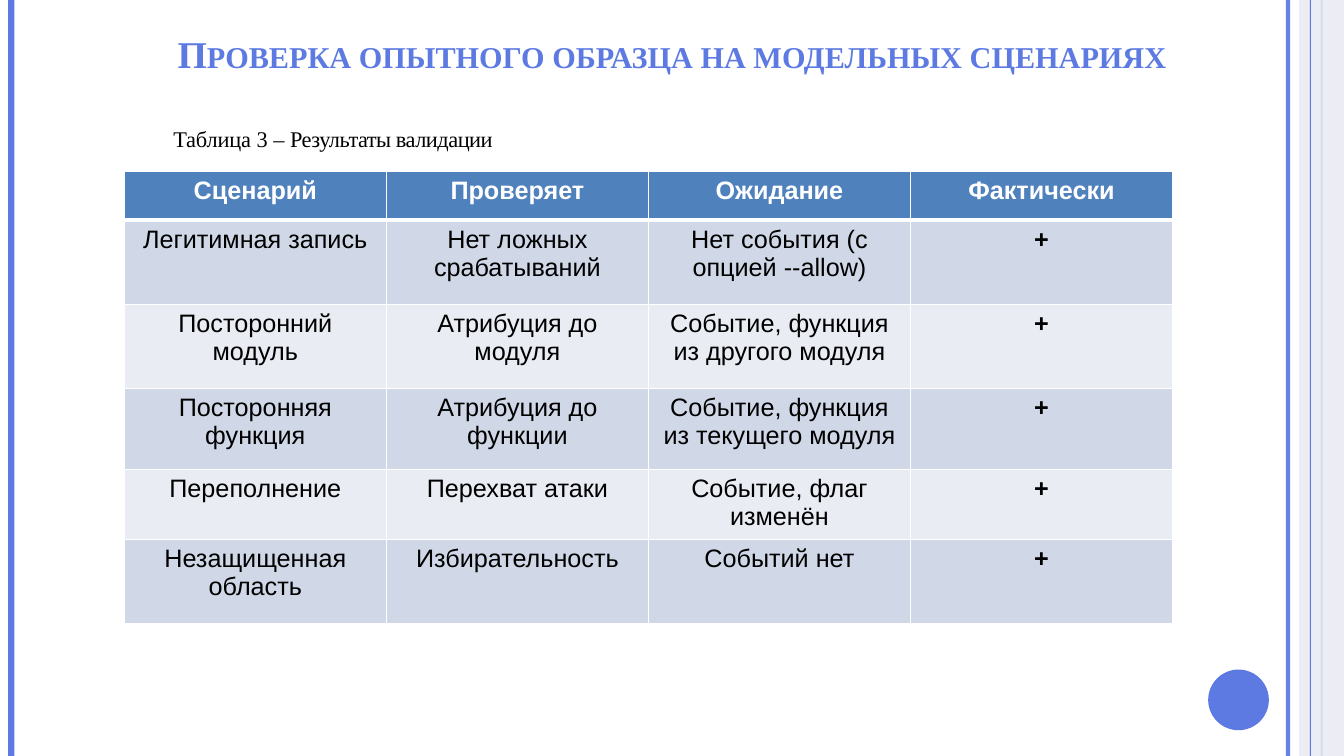
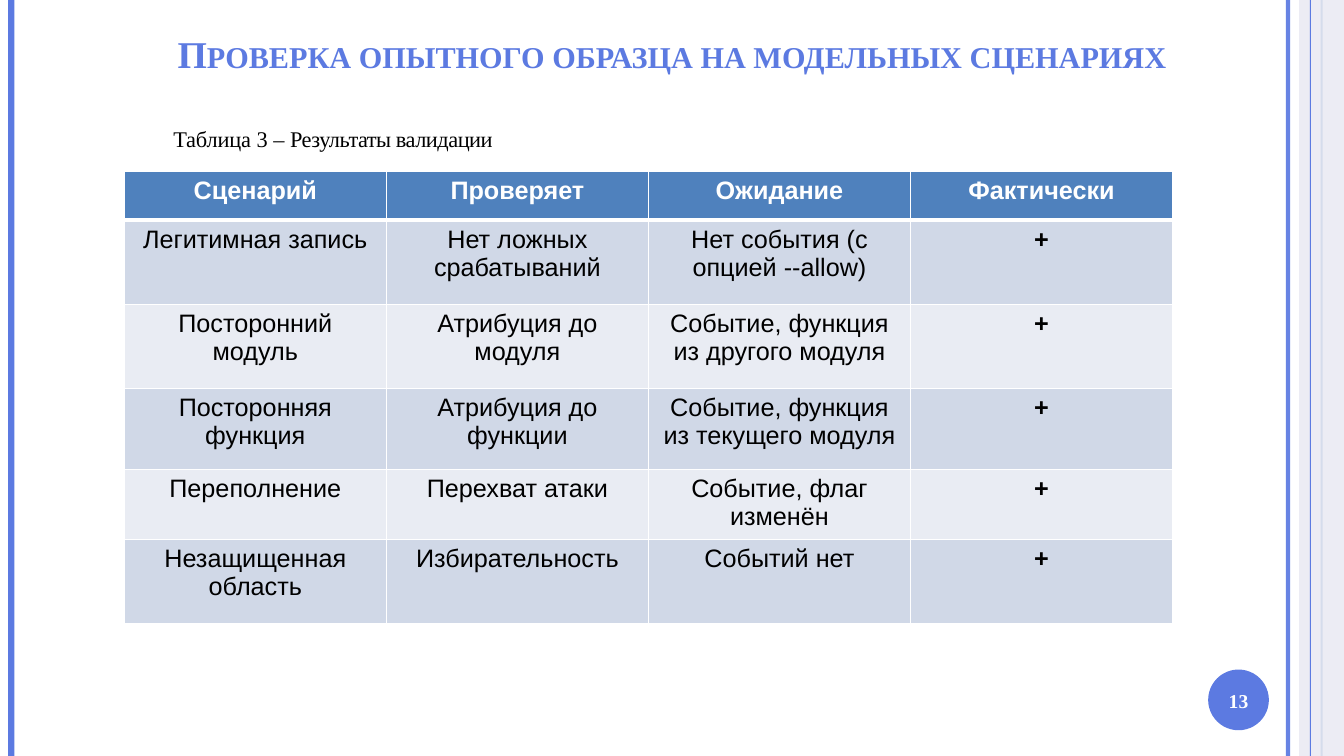
Before and after one commit to HotHeadd/nir_mephi, a slide deck: slide 13 of part2/Презентация.pptx. Drawn at 1344x756 pixels with LibreOffice and Linux fonts; fonts in the diff are those of the drawing; background and template pictures are left out. Boxes give left, top, right and bottom in pixels: in the first picture for what was removed or moved away, otherwise in the second. Text is boxed around its words. In the diff, an @@ line names an element or a change of style, - is before the commit and + after.

```diff
--- a/part2/Презентация.pptx
+++ b/part2/Презентация.pptx
@@ page number added at [1229, 695, 1249, 708], 14 pt, text #FFFFFF, bold @@
+13
```
Also in this commit, not shown: 7 other slides changed, 4 other files.
